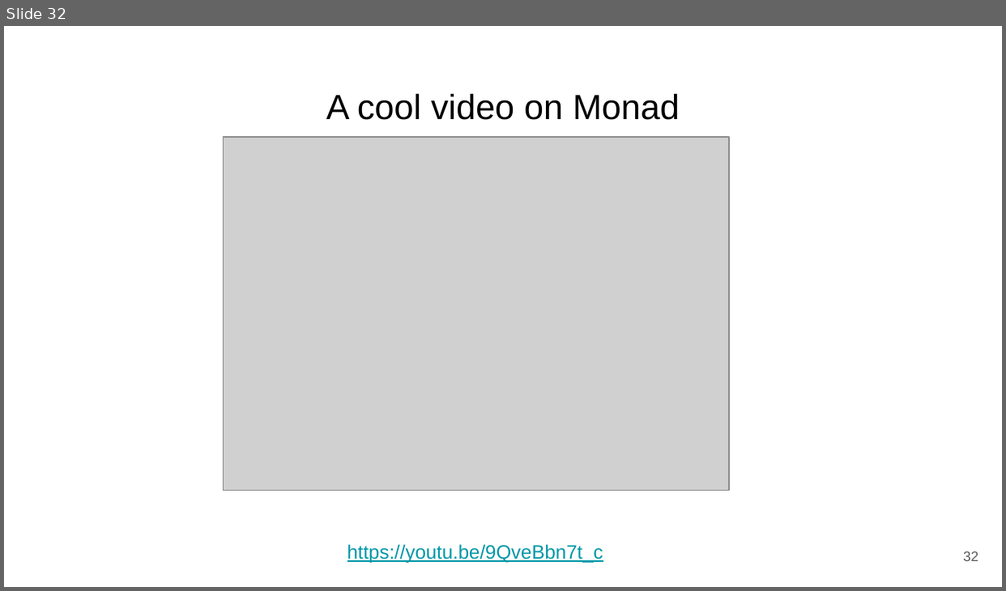
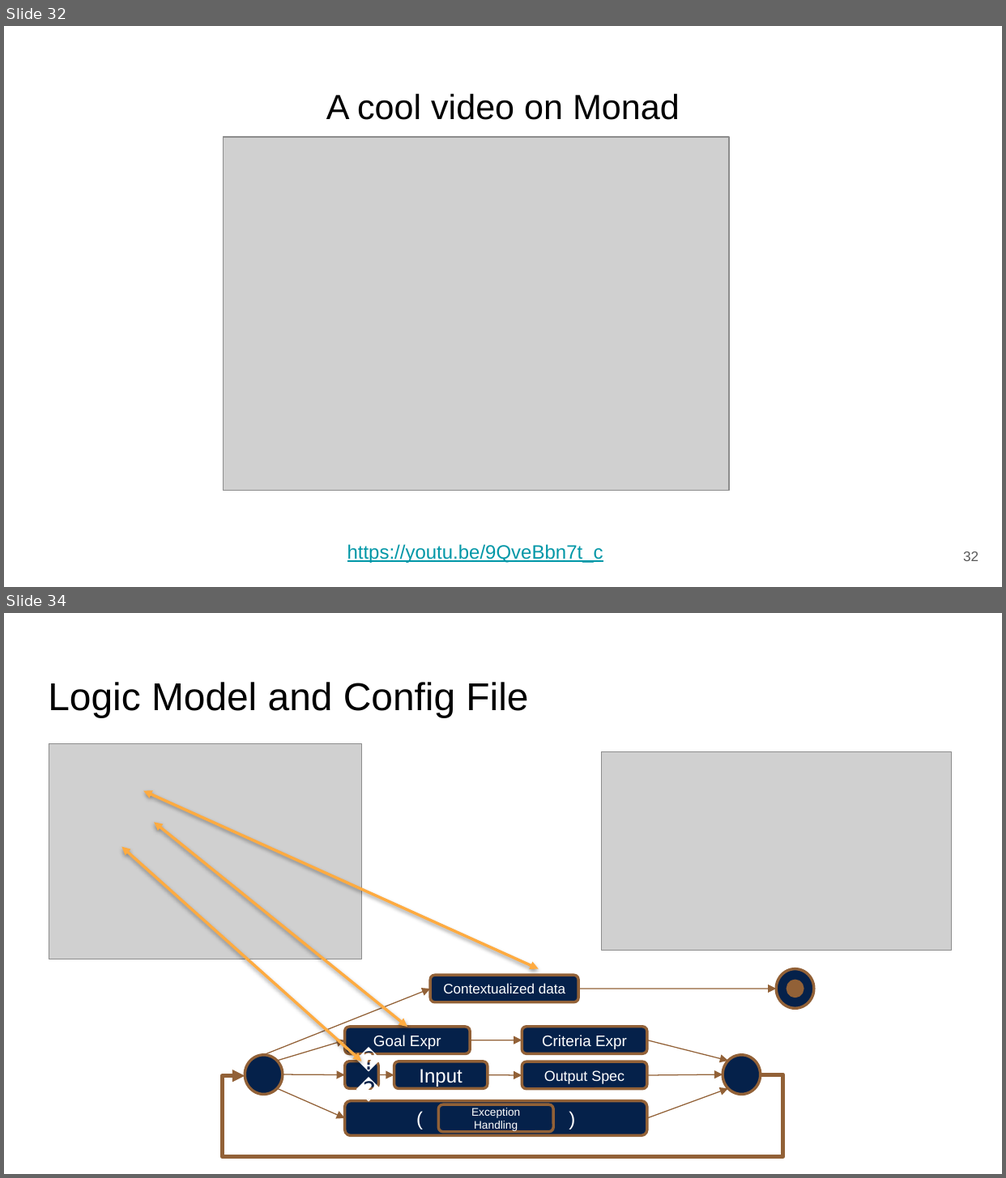
Before and after one commit to benkoo/ComputationalThinking2020, a slide deck: docs/CTSD2020Autumn_L09.pptx. Shown one above the other, each under a label of ours: slide 32 before the commit, slides 32 and 34 after it; the slides between them are not shown. The pictures are 1006x591 and 1006x1178 pixels, drawn with LibreOffice and Linux fonts; fonts in the diff are those of the drawing; grey boxes stand for pictures. Boxes give left, top, right and bottom in pixels: in the first picture for what was removed or moved away, otherwise in the second. Text is boxed around its words. In the diff, an @@ line names an element or a change of style, - is before the commit and + after.

```diff
--- a/docs/CTSD2020Autumn_L09.pptx
+++ b/docs/CTSD2020Autumn_L09.pptx
@@ slide 34 added at bbox=[4, 613, 1002, 1174], background #FFFFFF @@
@@ title added at bbox=[48, 682, 528, 717], 28 pt, text #000000 @@
+Logic Model and Config File
@@ picture added at bbox=[49, 743, 361, 960] @@
@@ picture added at bbox=[602, 752, 952, 950] @@
@@ double arrow added from (538, 969) to (143, 790), #FFAB40 2 pt @@
@@ double arrow added from (407, 1027) to (154, 823), #FFAB40 2 pt @@
@@ double arrow added from (361, 1062) to (121, 846), #FFAB40 2 pt @@
@@ group added at bbox=[223, 969, 814, 1157]: 11 arrows, 8 rounded rectangles, 4 ellipses, 1 elbow arrow @@
+Contextualized data
+Goal Expr
+Criteria Expr
+Input
+Output Spec
+( )
+Exception Handling
+𝜆
```
Also in this commit, not shown: 3 other slides added.
